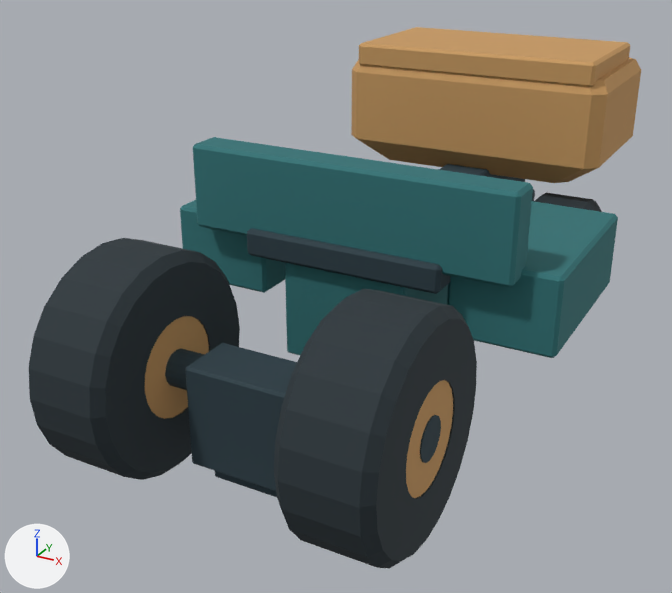
One commit to the Blender file assets/v3/blender/forklift-body-wheels.blend: the scene before it, then after it.
One viewpoint serves both versions: a 50 mm camera at (1.14, -2.06, 1.42) aimed at (-0.12, 0.24, 0.28). The lights are fixed; the arrows at lower left show +X, +Y and +Z. The first picture is the older version.

Names of what the first picture shows: 'chassis_front_spine', 'counterweight_body', 'counterweight_upper_step', 'driver_floorboard', 'entry_step_L', 'entry_step_R', 'front_axle_saddle', 'hub_front_L', 'hub_front_R', 'low_forward_spine', 'petrol_nose', 'tyre_front_L', 'tyre_front_R' and 4 more.
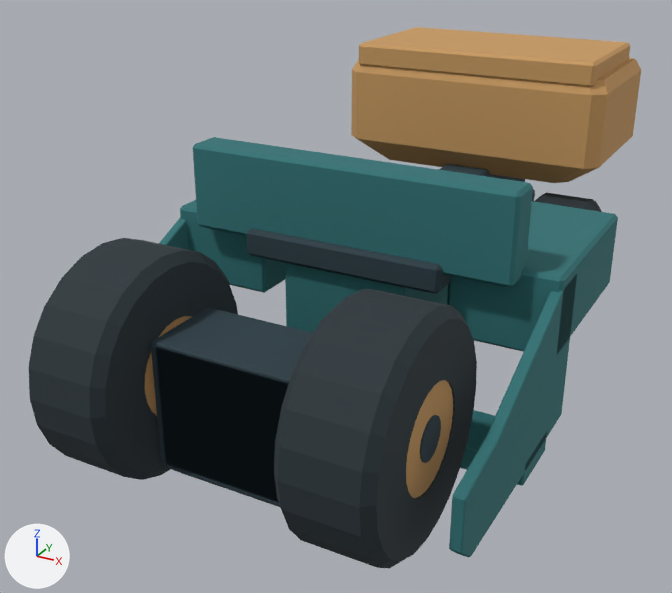
Not visible in the pictures: 'front_bearing_collar_L'.

Pixel boxes [x1, y1, x2, y2] of what changed, in the pictures (672 x 593 px):
'front_axle_saddle', mesh rescaled, moved (44% wider, 32% taller)
    before: [185, 343, 297, 491]
    after: [151, 307, 313, 502]
'outboard_frame_cheek_R', added (dark cyan)
    after: [449, 274, 577, 558]
'low_forward_spine', reshaped, moved
    before: [215, 471, 277, 497]
    after: [155, 342, 290, 507]
'lower_front_crossmember', added (dark cyan)
    after: [460, 410, 547, 486]
'outboard_frame_cheek_L', added (dark cyan)
    after: [159, 217, 188, 250]
'hub_front_L', unchanged, covered by the edit
    before: [145, 316, 209, 419]
    after: [145, 316, 192, 416]

The change, as a list of edits to the scene's bpy script:
```text
Change me_cube_008:
    used by ob_low_forward_spine; parent = ob_forklift_root; location = (0.0, -0.175, 0.065)
    remove me_cube_008.from_pydata(...)  # 8 vertices, 6 faces; spans x -0.1..0.1, y -0.275..0.275, z -0.025..0.025
    add me_cube_008.from_pydata(...)  # 14 vertices, 9 faces; spans x -0.2..0.2, y -0.52..0.12, z 0.025..0.43
    me_cube_008 part 1: the whole mesh is rebuilt
Change me_cube_010:
    used by ob_front_axle_saddle; parent = ob_forklift_root; location = (0.0, -0.4, 0.22)
    remove me_cube_010.from_pydata(...)  # 8 vertices, 6 faces; spans x -0.15..0.15, y -0.08..0.08, z -0.14..0.14
    add me_cube_010.from_pydata(...)  # 8 vertices, 6 faces; spans x -0.22..0.22, y -0.12..0.12, z -0.175..0.175
    me_cube_010 part 2: the whole mesh is scaled about its middle by (1.47, 1.5, 1.25)
Change ob_low_forward_spine:
    ob_low_forward_spine.location: (0.0, -0.175, 0.065) -> (0.0, 0.0, 0.0)
Change ob_front_axle_saddle:
    ob_front_axle_saddle.location: (0.0, -0.4, 0.22) -> (0.0, -0.4, 0.255)
Add ob_outboard_frame_cheek_r:
    ob_outboard_frame_cheek_r = bpy.data.objects.new('outboard_frame_cheek_R', me_outboard_frame_cheek_r__editable_cast_profile)  # 14 vertices, 9 faces; spans x 0.57..0.6, y -0.52..0.24, z 0.065..0.5; in mat_v3_forklift_petrol (dark cyan #2e7376); modifiers BEVEL, WEIGHTED_NORMAL
    ob_outboard_frame_cheek_r.parent = ob_forklift_root
    ob_outboard_frame_cheek_r.location = (0.0, 0.0, 0.0)
Add ob_front_bearing_collar_l:
    ob_front_bearing_collar_l = bpy.data.objects.new('front_bearing_collar_L', me_cylinder_1)  # a 24-sided cylinder along z spanning x -0.11..0.11, y -0.11..0.11, z -0.02..0.02; in mat_v3_forklift_charcoal (dark blue #293d46); modifiers BEVEL, WEIGHTED_NORMAL
    ob_front_bearing_collar_l.parent = ob_forklift_root
    ob_front_bearing_collar_l.location = (-0.205, -0.4, 0.3)
    ob_front_bearing_collar_l.rotation_euler = (1.571, 0.0, 1.571)  # degrees (90, 0, 90)
Add ob_outboard_frame_cheek_l:
    ob_outboard_frame_cheek_l = bpy.data.objects.new('outboard_frame_cheek_L', me_outboard_frame_cheek_l__editable_cast_profile)  # 14 vertices, 9 faces; spans x -0.6..-0.57, y -0.52..0.24, z 0.065..0.5; in mat_v3_forklift_petrol (dark cyan #2e7376); modifiers BEVEL, WEIGHTED_NORMAL
    ob_outboard_frame_cheek_l.parent = ob_forklift_root
    ob_outboard_frame_cheek_l.location = (0.0, 0.0, 0.0)
Add ob_lower_front_crossmember:
    ob_lower_front_crossmember = bpy.data.objects.new('lower_front_crossmember', me_cube_008_1)  # a box spanning x -0.6..0.6, y -0.095..0.095, z -0.035..0.035; in mat_v3_forklift_petrol (dark cyan #2e7376); modifiers BEVEL, WEIGHTED_NORMAL
    ob_lower_front_crossmember.parent = ob_forklift_root
    ob_lower_front_crossmember.location = (0.0, 0.005, 0.06)
```
